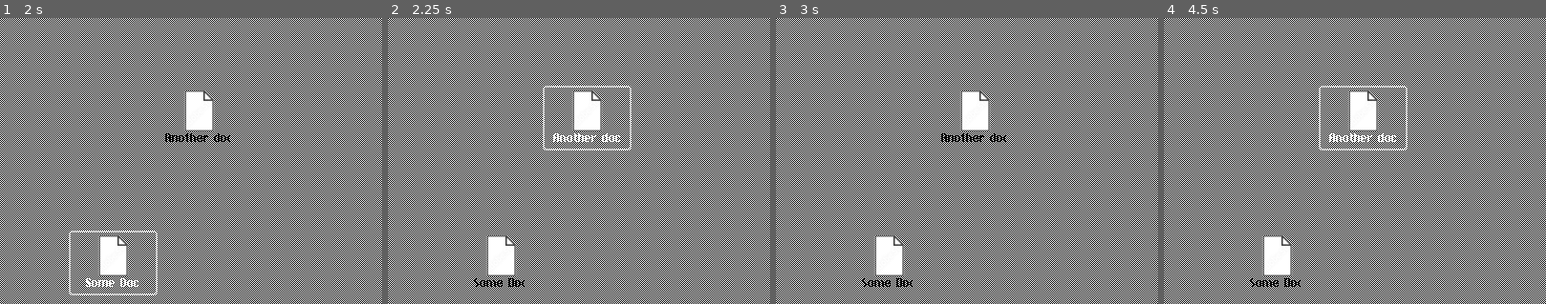
Above: before the commit, frames 1-4 (left to right).
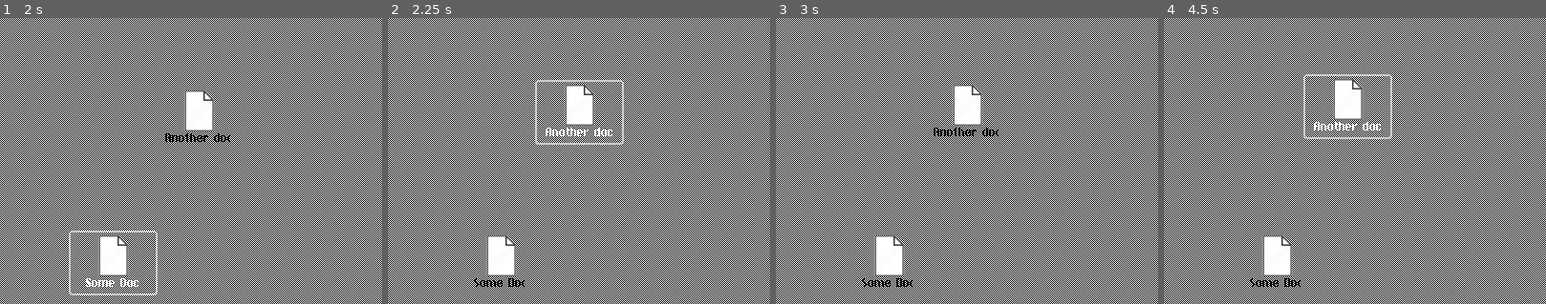
Above: after the commit, the same moments.

Repository: ee0pdt/gwj-78-erase
Game: Godot game, scene res://os1.tscn
The game is run twice, just before and just after one commit, with the same random seed, the same clock (stepped at 60 frames per second) and the same inputs.
Inputs:
- Up to frame 1 (2 s): click "Trash" at 0.5 s; click "Some Doc" at 1.25 s
- Up to frame 2 (2.25 s): click "Another doc" at 2 s
- Up to frame 3 (3 s): click "Trash" at 2.75 s
- Up to frame 4 (4.5 s): click "Some Doc" at 3.5 s; click "Another doc" at 4.25 s
The pictures show only the part of the screen within x 15-65%, y 32-82%; the shares and areas given below are measured in that part.

Frame 1 is identical in both runs. In frame 2, 1.9% of the frame differs, in the area x 38-64%, y 21-47%; in frame 3, 0.9%; in frame 4, 2.1%, in the area x 36-64%, y 19-47%.

Commit message:
Move infected files

Diff:
--- a/file_system_items/file_system_item/file_system_item.gd
+++ b/file_system_items/file_system_item/file_system_item.gd
@@ -4,7 +4,7 @@
 signal document_dropped(at_position)
 
 @export var file_size := 0.0
-
+@export var infected: bool = false
 
 func _ready():
 	mouse_default_cursor_shape = Control.CURSOR_POINTING_HAND
@@ -12,6 +12,16 @@
 	clip_text = true
 	vertical_icon_alignment = VERTICAL_ALIGNMENT_TOP
 	alignment = HORIZONTAL_ALIGNMENT_CENTER
+	self.mouse_entered.connect(_handle_mouse_entered)
+
+
+func _handle_mouse_entered() -> void:
+	if infected:
+		print("eek")
+		 # Calculate the direction vector from the cursor to the item
+		var direction = (self.position - get_global_mouse_position()).normalized()
+		# Move the item a small distance along the direction vector
+		self.position += direction * 10  # Adjust the distance as needed
 
 
 func _get_drag_data(_position):
--- a/level/level.tscn
+++ b/level/level.tscn
@@ -53,6 +53,7 @@
 offset_right = 292.0
 offset_bottom = 270.0
 text = "Another doc"
+infected = true
 
 [node name="MenuBar" parent="CanvasLayer/Screen" index="1" node_paths=PackedStringArray("trash")]
 trash = NodePath("../Desktop/DesktopBackground/Trash")
